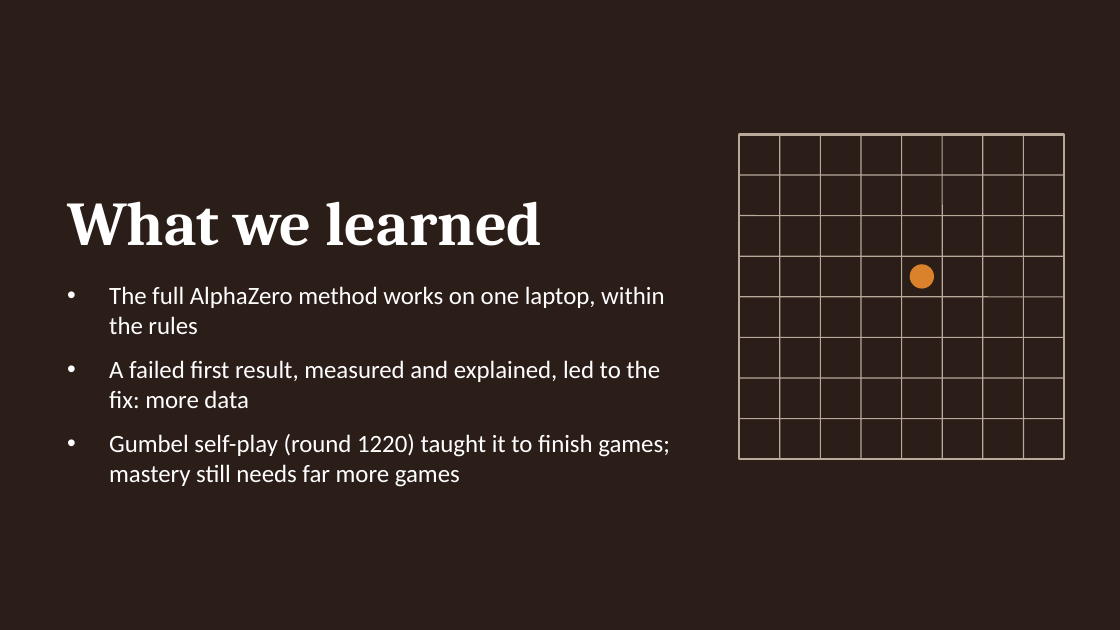
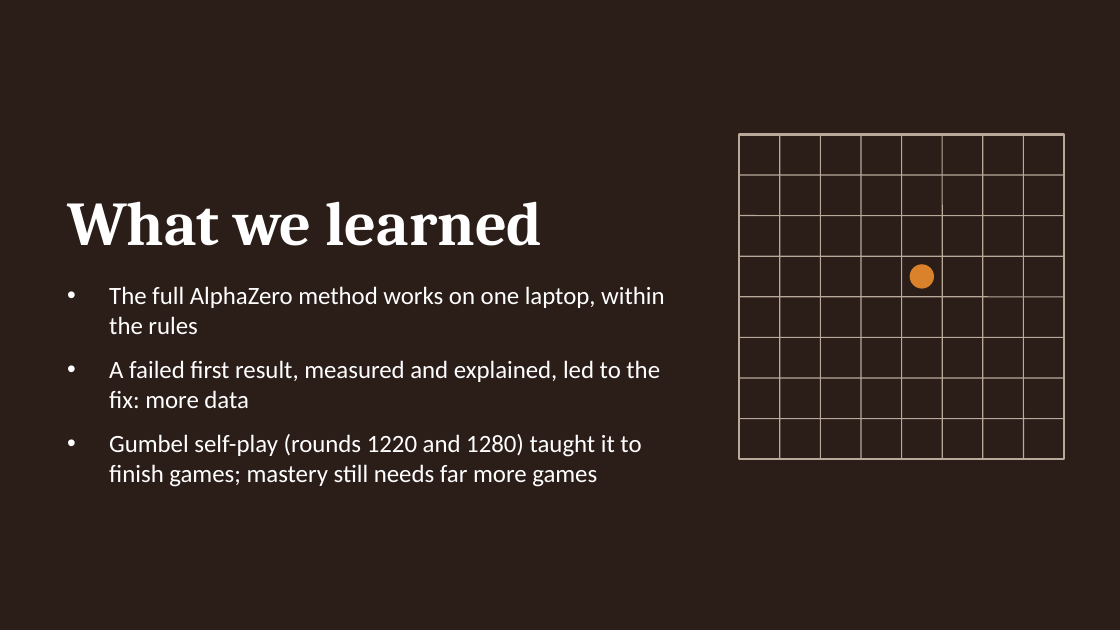
Before and after one commit to f20241463-cmd/CS-F407-chaturanga, a slide deck: slide 15 of report/ChaturangZero_Slides.pptx. Drawn at 1120x630 pixels with LibreOffice and Linux fonts; fonts in the diff are those of the drawing. Boxes give left, top, right and bottom in pixels: in the first picture for what was removed or moved away, otherwise in the second. Text is boxed around its words. In the diff, an @@ line names an element or a change of style, - is before the commit and + after.

```diff
--- a/report/ChaturangZero_Slides.pptx
+++ b/report/ChaturangZero_Slides.pptx
@@ text at (109, 434, 641, 487): text changed @@
-• Gumbel self-play (round 1220) taught it to finish games; mastery still needs far more games
+• Gumbel self-play (rounds 1220 and 1280) taught it to finish games; mastery still needs far more games
```
Also in this commit, not shown: 3 other slides changed, 24 other files.
